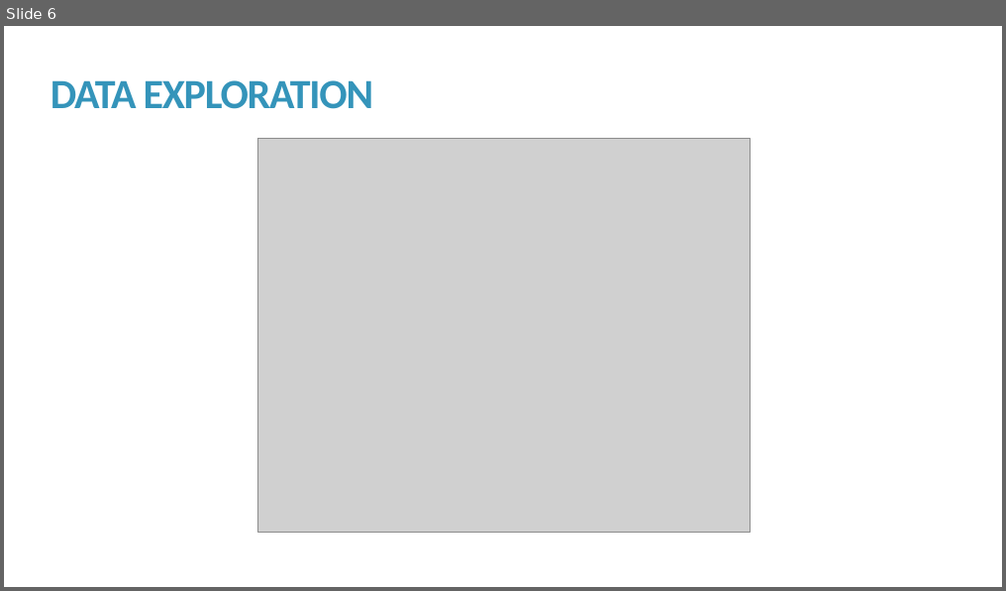
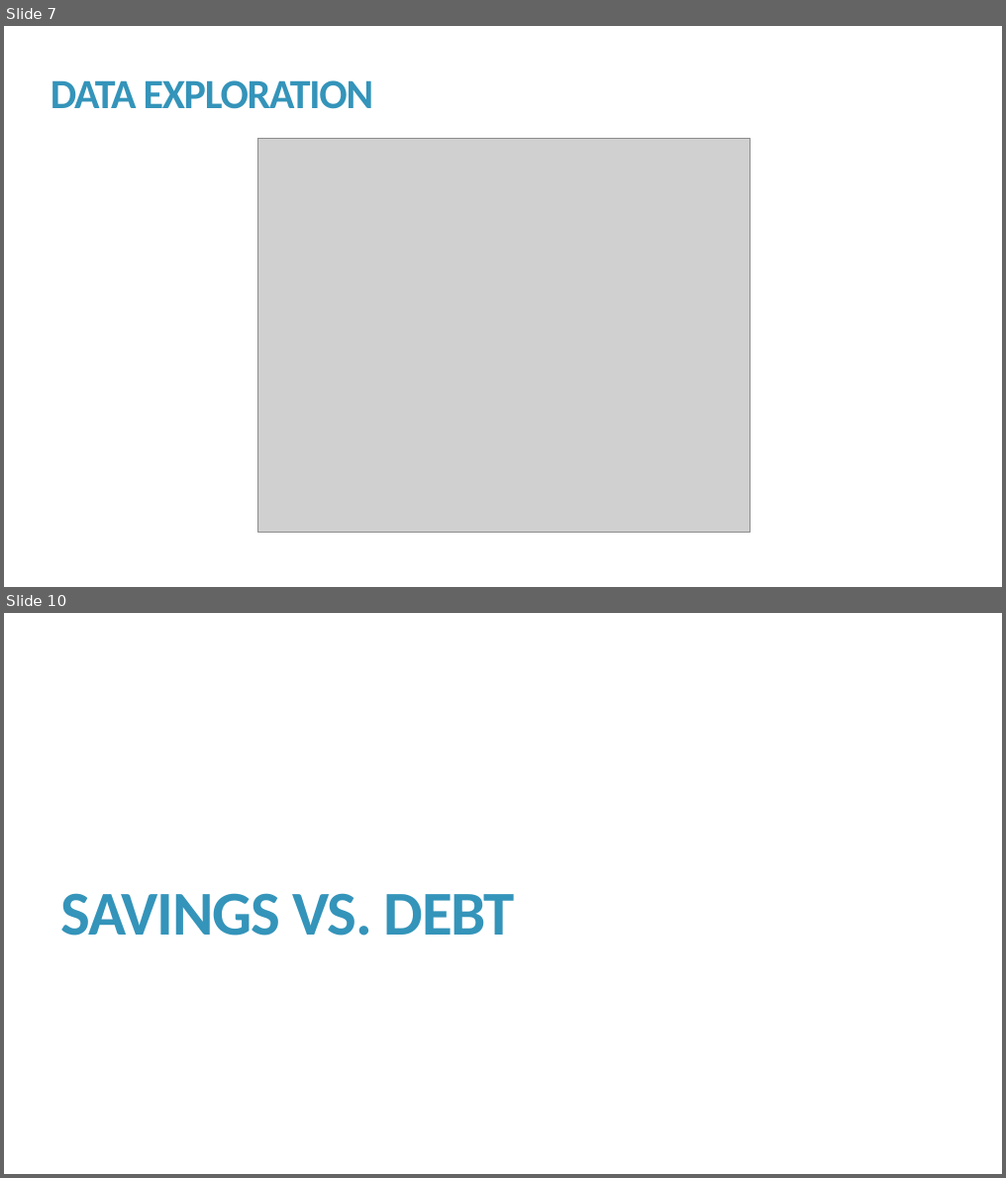
Before and after one commit to kmprioliPROF/MAT_8444_Final_Project, a slide deck: Prioli_Final_Proj.pptx. Shown one above the other, each under a label of ours: slide 6 before the commit, slides 7 and 10 after it; the slides between them are not shown. The pictures are 1006x591 and 1006x1178 pixels, drawn with LibreOffice and Linux fonts; fonts in the diff are those of the drawing; grey boxes stand for pictures. Boxes give left, top, right and bottom in pixels: in the first picture for what was removed or moved away, otherwise in the second. Text is boxed around its words. In the diff, an @@ line names an element or a change of style, - is before the commit and + after.

```diff
--- a/Prioli_Final_Proj.pptx
+++ b/Prioli_Final_Proj.pptx
@@ slide 10 added at (4, 613, 1002, 1174), background #FFFFFF @@
@@ title added at (60, 893, 515, 936), 60 pt, text #3494BA, bold @@
+SAVINGS VS. DEBT
@@ what was slide 6 is now slide 7 @@
```
Also in this commit, not shown: 4 slides changed, 4 other slides added, 2 slides removed, 1 other file.
